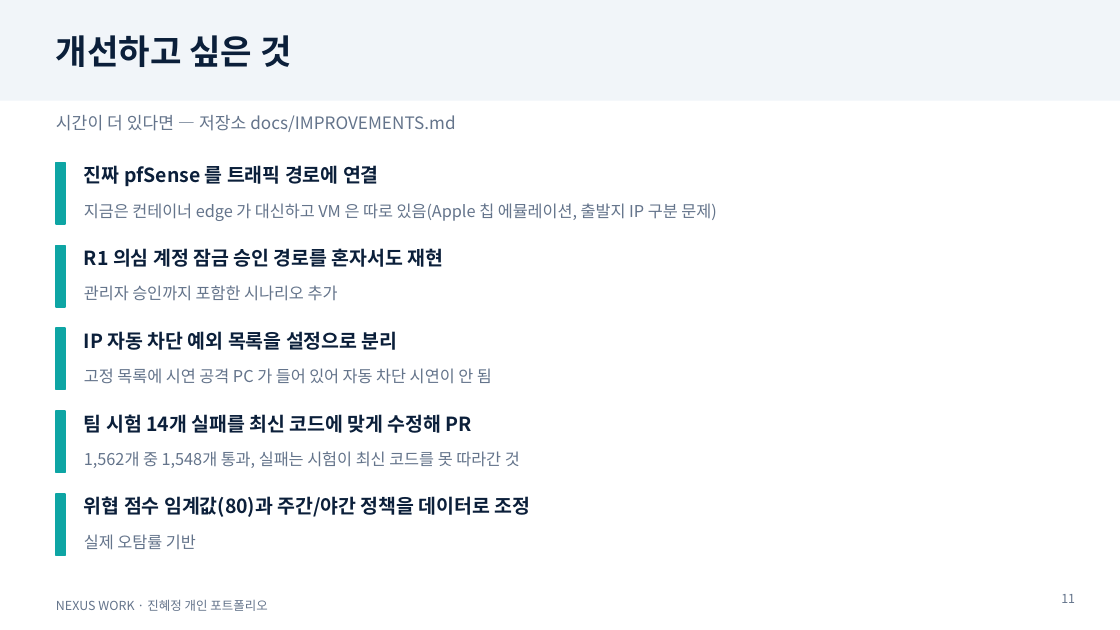
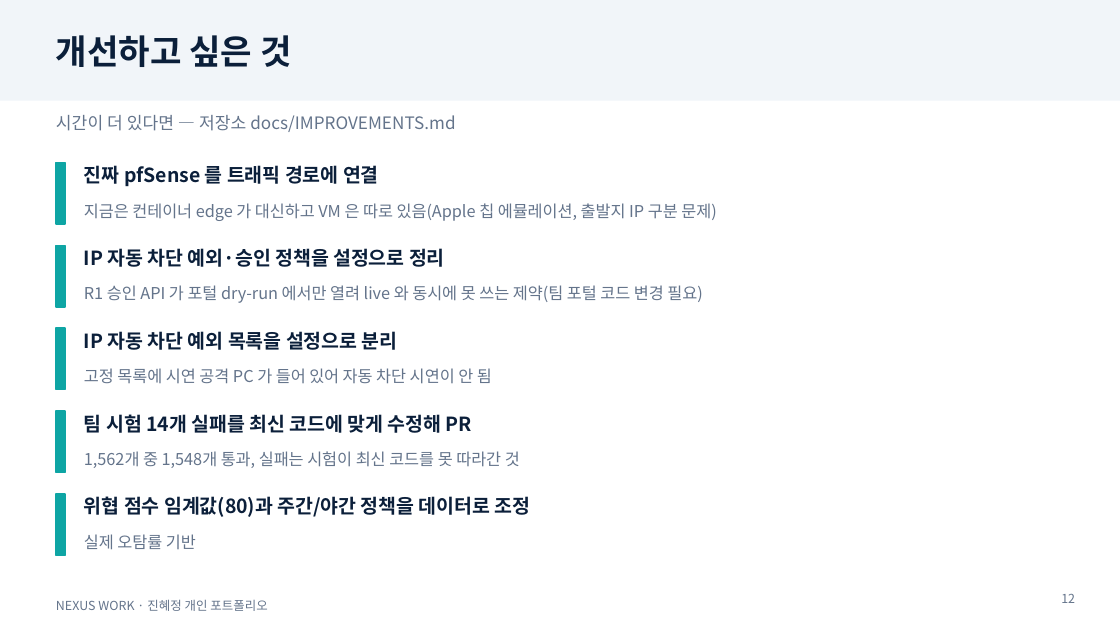
Before and after one commit to ginye28/nexus-integrated, a slide deck: slide 12 of docs/portfolio/NEXUS_WORK_진혜정_개인포트폴리오.pptx (slide 11 before the commit). Drawn at 1120x630 pixels with LibreOffice and Linux fonts; fonts in the diff are those of the drawing. Boxes give left, top, right and bottom in pixels: in the first picture for what was removed or moved away, otherwise in the second. Text is boxed around its words. In the diff, an @@ line names an element or a change of style, - is before the commit and + after.

```diff
--- a/docs/portfolio/NEXUS_WORK_진혜정_개인포트폴리오.pptx
+++ b/docs/portfolio/NEXUS_WORK_진혜정_개인포트폴리오.pptx
@@ text at (84, 248, 445, 267): text changed @@
-R1 의심 계정 잠금 승인 경로를 혼자서도 재현
+IP 자동 차단 예외·승인 정책을 설정으로 정리
@@ text at (84, 285, 702, 303): text changed @@
-관리자 승인까지 포함한 시나리오 추가
+R1 승인 API 가 포털 dry-run 에서만 열려 live 와 동시에 못 쓰는 제약(팀 포털 코드 변경 필요)
@@ page number at (1061, 594, 1075, 603): text changed @@
-11
+12
```
Also in this commit, not shown: 3 other slides changed, 1 slide added, 15 other files.
